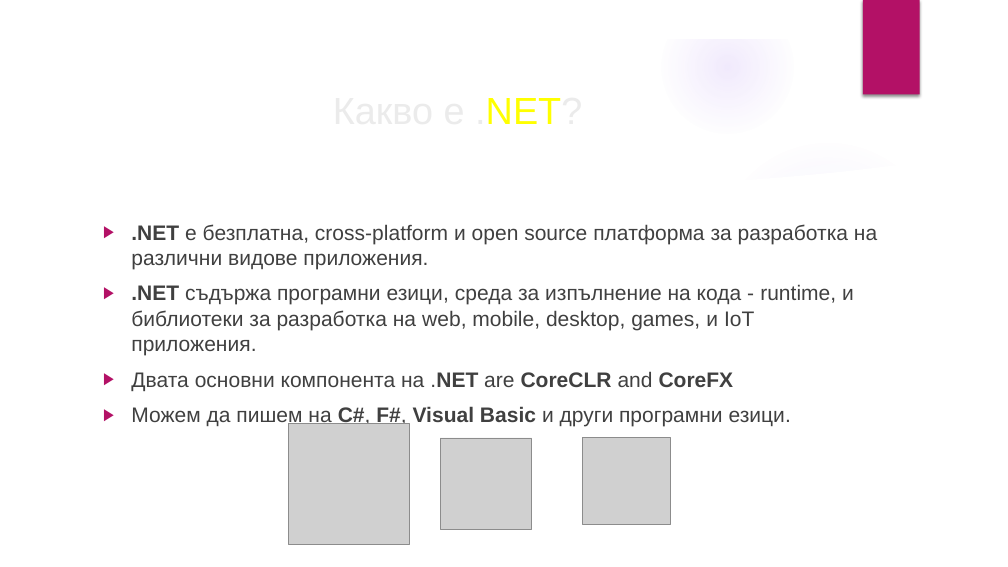
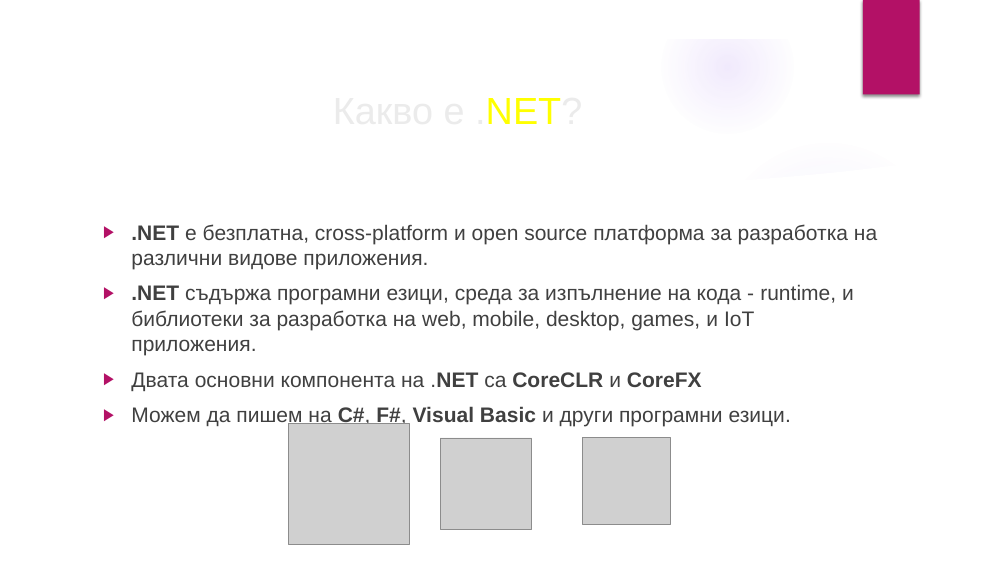
Before and after one commit to velizar92/CSharp-Programming-Presentations, a slide deck: slide 5 of C# Basics.pptx. Drawn at 1008x567 pixels with LibreOffice and Linux fonts; fonts in the diff are those of the drawing; grey boxes stand for pictures; background and template pictures are left out. Boxes give left, top, right and bottom in pixels: in the first picture for what was removed or moved away, otherwise in the second. Text is boxed around its words. In the diff, an @@ line names an element or a change of style, - is before the commit and + after.

Commit message:
Latest changes

```diff
--- a/C# Basics.pptx
+++ b/C# Basics.pptx
@@ text at (x1=131, y1=372, x2=702, y2=391): text changed @@
-▶ Двата основни компонента на .NET are CoreCLR and CoreFX
+▶ Двата основни компонента на .NET са CoreCLR и CoreFX
```
Also in this commit, not shown: 2 other slides changed.
